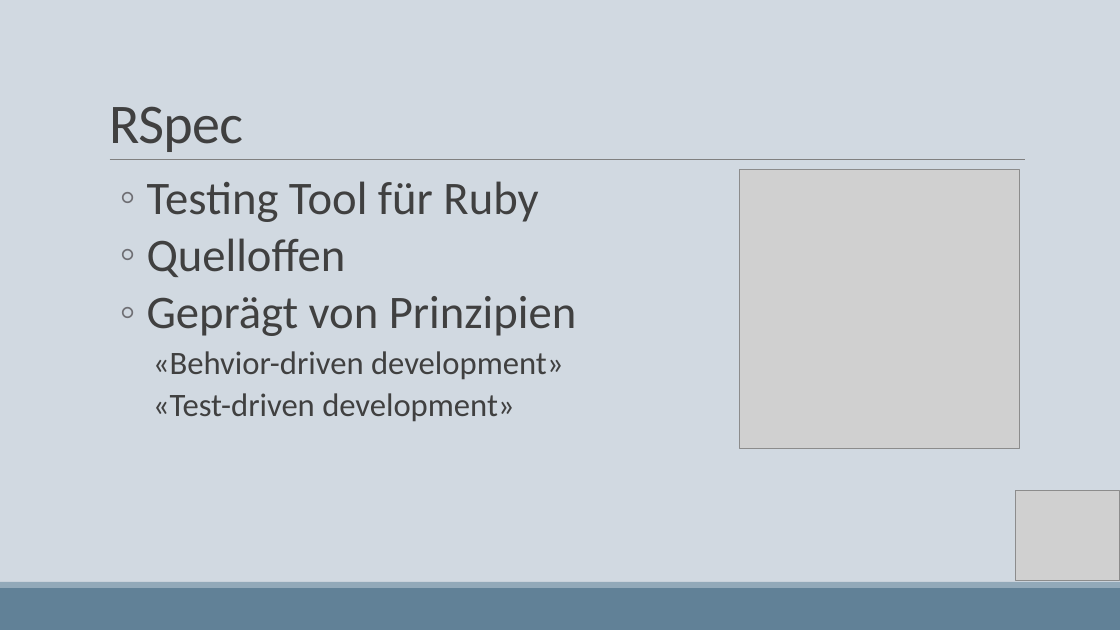
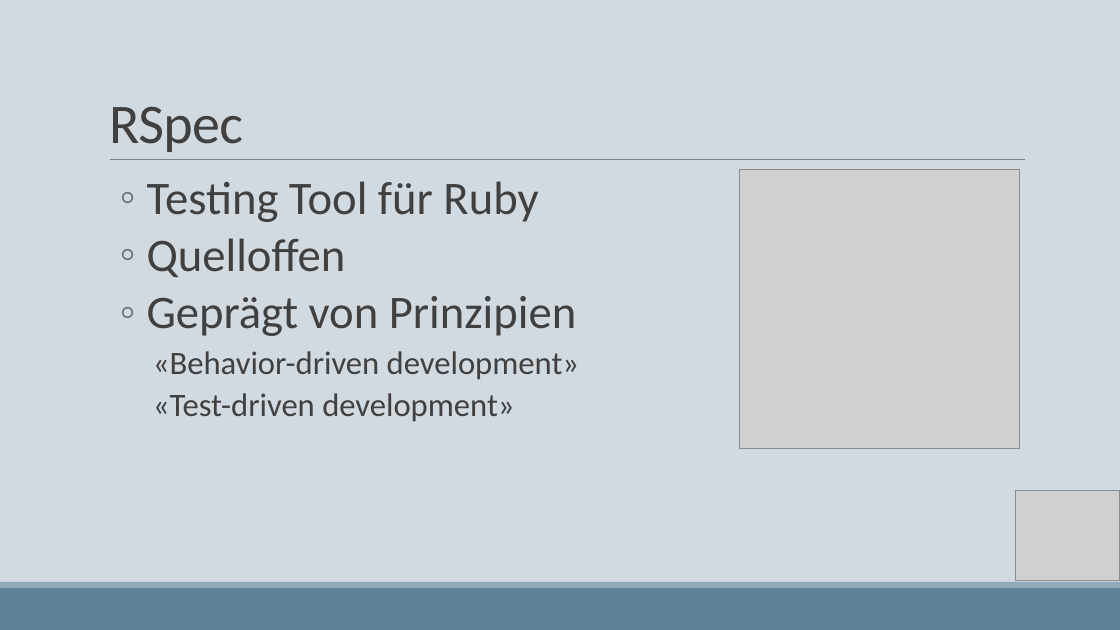
Before and after one commit to lgeorgescu/pse5-deliverables, a slide deck: slide 7 of Präsentationen/Testing_Usability.pptx. Drawn at 1120x630 pixels with LibreOffice and Linux fonts; fonts in the diff are those of the drawing; grey boxes stand for pictures. Boxes give left, top, right and bottom in pixels: in the first picture for what was removed or moved away, otherwise in the second. Text is boxed around its words. In the diff, an @@ line names an element or a change of style, - is before the commit and + after.

```diff
--- a/Präsentationen/Testing_Usability.pptx
+++ b/Präsentationen/Testing_Usability.pptx
@@ text at <box>153,351,579,380</box>: text changed @@
-      «Behvior-driven development»
+      «Behavior-driven development»
```
Also in this commit, not shown: 2 other slides changed.
